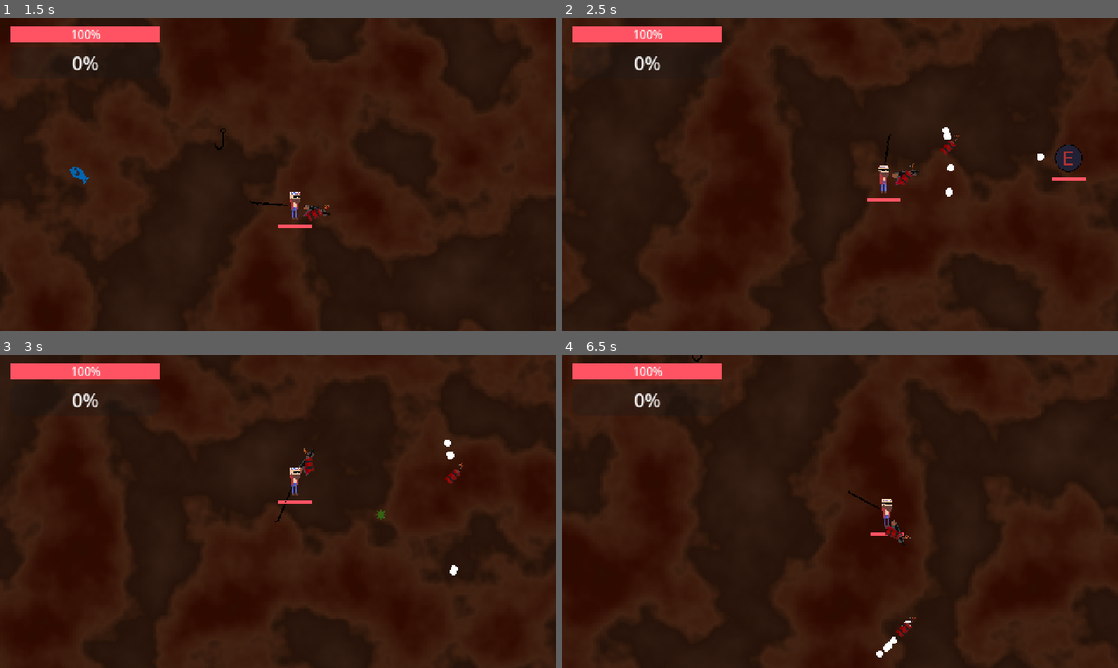
Above: before the commit, frames 1-4 (two rows, left to right).
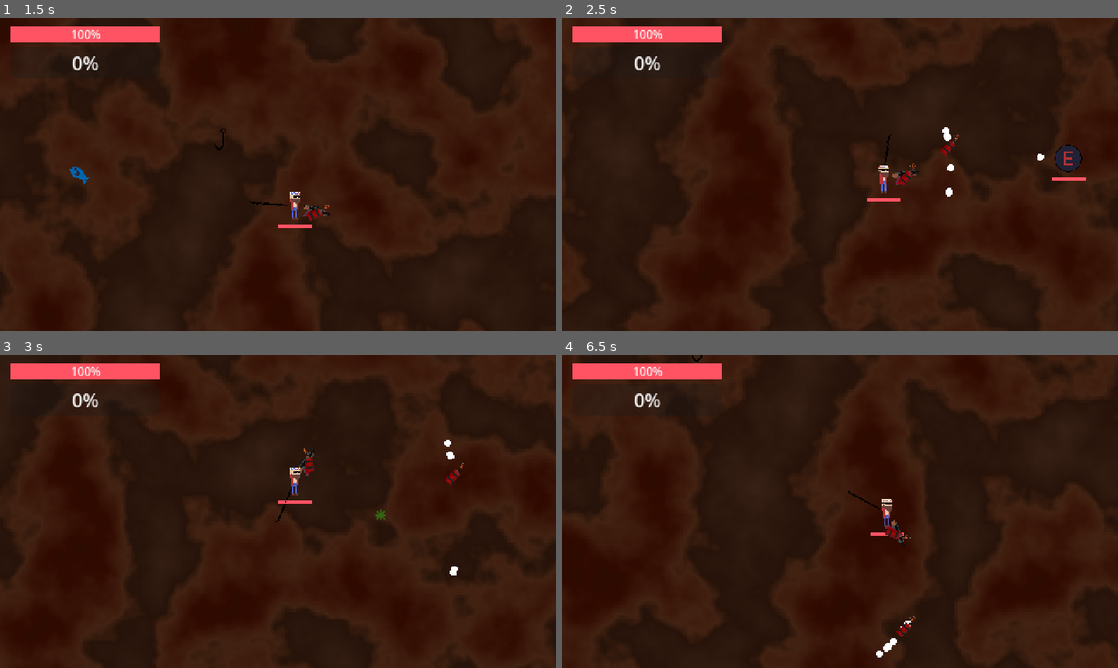
Above: after the commit, the same moments.

Repository: BaldurThor/CGDD
Game: Godot game, scene res://main.tscn
Two runs of this game, one before a commit and one after it. Both use one fixed random seed, a clock stepped at 60 frames per second and the inputs below.
Inputs (mouse positions are in pixels of both pictures, inside the frame that each line leads up to):
- Up to frame 1 (1.5 s): move the mouse to (400, 158) at 0.52 s; hold D (move_right) 0.53-1.28 s; click (400, 158) at 0.67 s; move the mouse to (166, 190) at 1.27 s; hold S (move_down) from 1.28 s (still down)
- Up to frame 2 (2.5 s): move the mouse to (895, 105) at 2.02 s; release S (move_down) at 2.03 s; hold D (move_right) from 2.03 s (still down)
- Up to frame 3 (3 s): move the mouse to (250, 574) at 2.77 s; release D (move_right) at 2.78 s; hold W (move_up) from 2.78 s (still down); click (250, 574) at 2.92 s
- Up to frame 4 (6.5 s): move the mouse to (1006, 558) at 3.52 s; release W (move_up) at 3.53 s; hold A (move_left) 3.53-5.03 s; move the mouse to (673, 464) at 4.27 s; move the mouse to (867, 511) at 5.02 s; hold S (move_down) 5.03-5.78 s; click (867, 511) at 5.17 s; move the mouse to (756, 433) at 5.77 s; hold D (move_right) from 5.78 s (still down)

Frame 1 is identical in both runs. In frame 2, less than 0.1% of the frame differs, in the area x 60-94%, y 35-54%; in frame 3, less than 0.1%; in frame 4, less than 0.1%.

Commit message:
Remove EnemyManager as singleton

Diff:
--- a/entity/enemy/enemy_manager.gd
+++ b/entity/enemy/enemy_manager.gd
@@ -1,4 +1,4 @@
-extends Node
+class_name EnemyManager extends Node
 
 var player: Player
 
@@ -7,6 +7,9 @@
 @export var spawn_radius: float = 300
 
 @onready var enemies: Node = $Enemies
+
+func _init() -> void:
+	GameManager.assign_enemy_manager(self)
 
 func _on_enemy_timer_timeout() -> void:
 	if player == null:
--- a/game_manager.gd
+++ b/game_manager.gd
@@ -1,8 +1,7 @@
 extends Node
 
 var _player: Player = null
-
-
+var _enemy_manager: EnemyManager = null
 
 # Used by the player.gd script to tell the game manager where the player is.
 # Allows other scripts to access the player from wherever they are.
@@ -13,3 +12,9 @@
 # player is assigned
 func get_player() -> Player:
 	return _player
+
+func assign_enemy_manager(enemy_manager: EnemyManager) -> void:
+	_enemy_manager = enemy_manager
+
+func get_enemy_manager() -> EnemyManager:
+	return _enemy_manager
--- a/main.tscn
+++ b/main.tscn
@@ -1,8 +1,9 @@
-[gd_scene load_steps=5 format=3 uid="uid://brlmokmgg6xai"]
+[gd_scene load_steps=6 format=3 uid="uid://brlmokmgg6xai"]
 
 [ext_resource type="PackedScene" uid="uid://33kwqbnxj6dq" path="res://player/player.tscn" id="1_4xl3g"]
 [ext_resource type="Script" path="res://player/fishing/fish_spawer.gd" id="2_xx8nc"]
 [ext_resource type="PackedScene" uid="uid://dalqgss5m03me" path="res://player/fishing/fish.tscn" id="3_i6grl"]
+[ext_resource type="PackedScene" uid="uid://b6rjnevhtac41" path="res://entity/enemy/enemy_manager.tscn" id="4_4datr"]
 [ext_resource type="PackedScene" uid="uid://b8h32mkkaisy6" path="res://menu/pause/pause.tscn" id="4_4u8hw"]
 
 [node name="Main" type="Node2D"]
@@ -17,4 +18,6 @@
 script = ExtResource("2_xx8nc")
 fish_scene = ExtResource("3_i6grl")
 
+[node name="EnemyManager" parent="Run" instance=ExtResource("4_4datr")]
+
 [node name="Pause" parent="." instance=ExtResource("4_4u8hw")]
--- a/player/gun/gun_rotation.gd
+++ b/player/gun/gun_rotation.gd
@@ -1,6 +1,6 @@
 class_name GunSwivel extends Node2D
 
 func _process(_delta: float) -> void:
-	var enemy = EnemyManager.get_closest_enemy_to_player()
+	var enemy = GameManager.get_enemy_manager().get_closest_enemy_to_player()
 	if enemy != null:
 		look_at(enemy.position)
--- a/project.godot
+++ b/project.godot
@@ -17,7 +17,6 @@
 [autoload]
 
 GameManager="*res://game_manager.gd"
-EnemyManager="*res://entity/enemy/enemy_manager.tscn"
 
 [display]
 
@@ -30,7 +29,7 @@
 
 [editor_plugins]
 
-enabled=PackedStringArray("res://addons/filesystem_drawer/plugin.cfg")
+enabled=PackedStringArray()
 
 [input]
 
